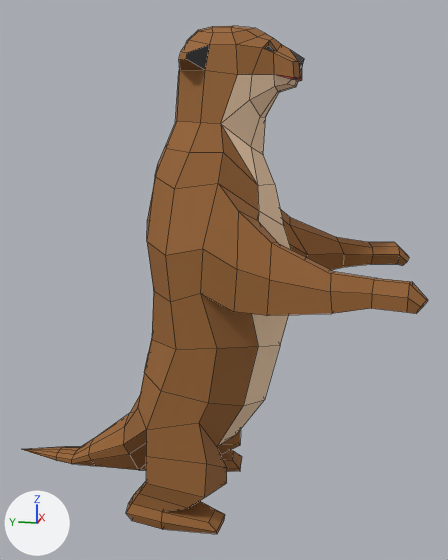
A saved change to the FBX model Assets/Models/Otter/Otter.FBX.
Rendered twice from a camera (50 mm lens) standing at (-1.389, -0.364, 0.908) and looking at (0.011, -0.084, 0.558). Every picture has the same lights, and +X, +Y and +Z are marked at lower left. Mesh edges are drawn as thin lines.

Names of what the first picture shows: 'Otter_01'.
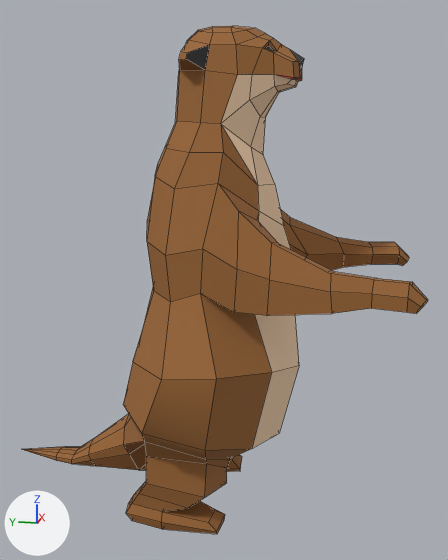
The newer file adds a shape key; the second version is drawn at full value of the shape key 'Otter-INFLATE' of 'Otter_01', and the change is written as the vertex moves it makes.

Edits to the bpy script that builds the scene:
```text
Change me_mesh:
    used by ob_otter_01; location = (-0.001, -0.136, 0.489); scale = (0.01, 0.01, 0.01)
    remove me_mesh.from_pydata(...)  # 368 vertices, 376 faces; spans x -23.0..23.0, y -38.4..60.8, z -48.9..63.0
    add me_mesh.from_pydata(...)  # 368 vertices, 376 faces; spans x -25.6..25.6, y -38.4..60.8, z -48.9..63.0
    me_mesh part 1: 34 of 368 vertices moved; they spanned x -19.2..19.2, y -10.0..25.3, z -32.2..5.5 and now span x -25.6..25.6, y -13.3..28.1, z -36.7..5.5; mean shift (0.0, -0.3, -3.9); largest move (-17.5, 4.8, -15.8) -> (-25.6, 3.8, -22.6)
```

Where the change shows, as pixel boxes [x1, y1, x2, y2] in the pictures (448 x 560 px; the box of a moved part takes in the faces that stretch with it):
part 1 of me_mesh, moved or reshaped: [123, 245, 344, 468] in both
